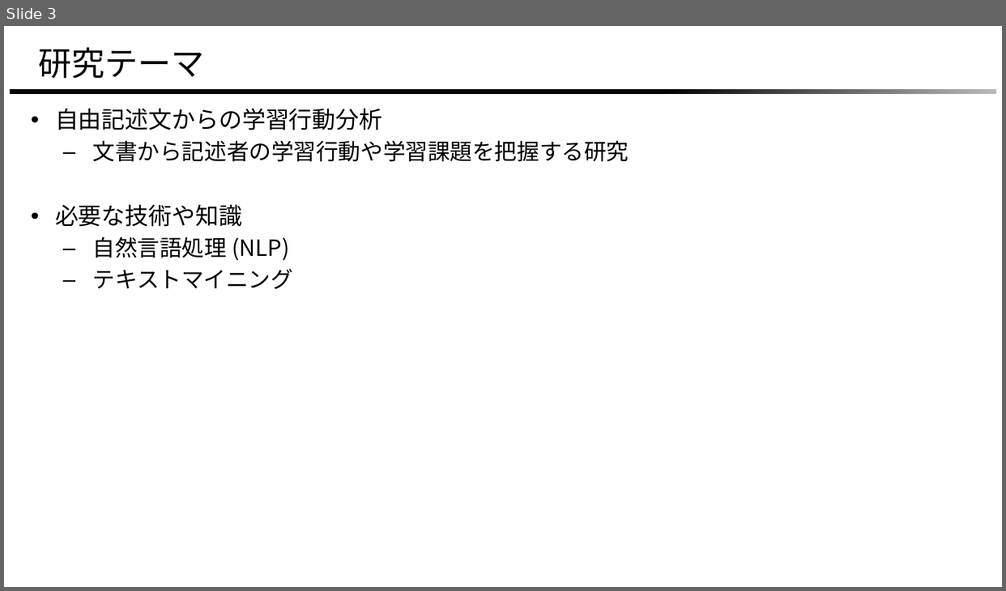
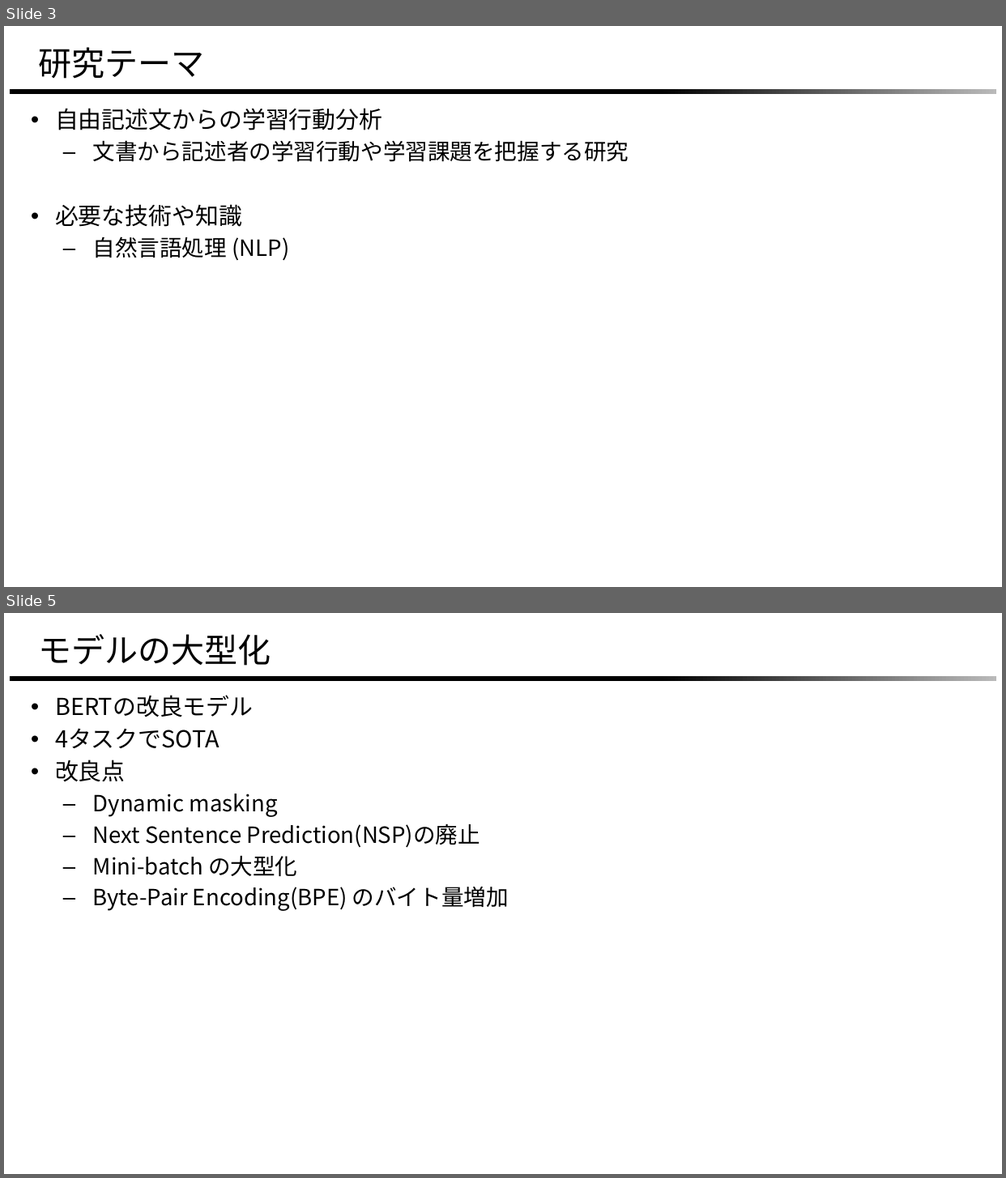
Before and after one commit to masa1357/research, a slide deck: 2023/meeting/0429meeting/0429meeting.pptx. Shown one above the other, each under a label of ours: slide 3 before the commit, slides 3 and 5 after it; the slides between them are not shown. The pictures are 1006x591 and 1006x1178 pixels, drawn with LibreOffice and Linux fonts; fonts in the diff are those of the drawing; background and template pictures are left out. Boxes give left, top, right and bottom in pixels: in the first picture for what was removed or moved away, otherwise in the second. Text is boxed around its words. In the diff, an @@ line names an element or a change of style, - is before the commit and + after.

```diff
--- a/2023/meeting/0429meeting/0429meeting.pptx
+++ b/2023/meeting/0429meeting/0429meeting.pptx
@@ slide 5 added at (x1=4, y1=613, x2=1002, y2=1174), background #FFFFFF; not listed: 1 template element that a slide beside it also shows @@
@@ title added at (x1=38, y1=634, x2=270, y2=666), 64 pt, text #000000 @@
+モデルの大型化
@@ text added at (x1=55, y1=695, x2=509, y2=911), 43 pt, text #000000 @@
+• BERTの改良モデル
+• 4タスクでSOTA
+• 改良点
+  – Dynamic masking
+  – Next Sentence Prediction(NSP)の廃止
+  – Mini-batch の大型化
+  – Byte-Pair Encoding(BPE) のバイト量増加
@@ slide 3 changed as well @@
@@ text at (x1=93, y1=269, x2=293, y2=289): paragraph removed @@
-  – テキストマイニング
```
Also in this commit, not shown: 3 other slides changed, 6 other slides added, 3 slides removed, 5 other files.
